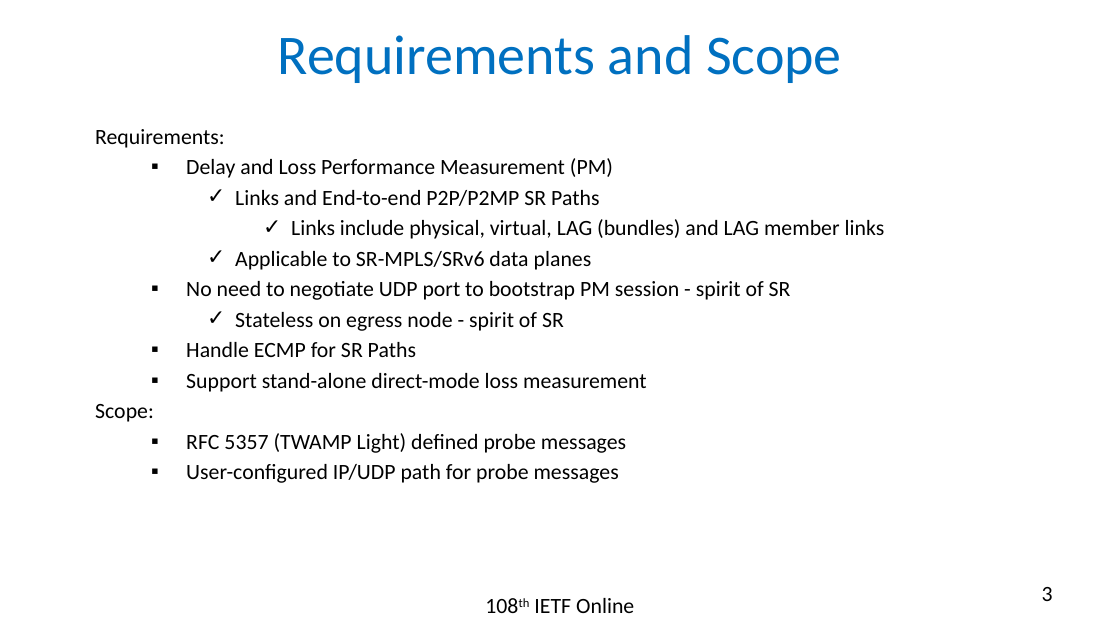
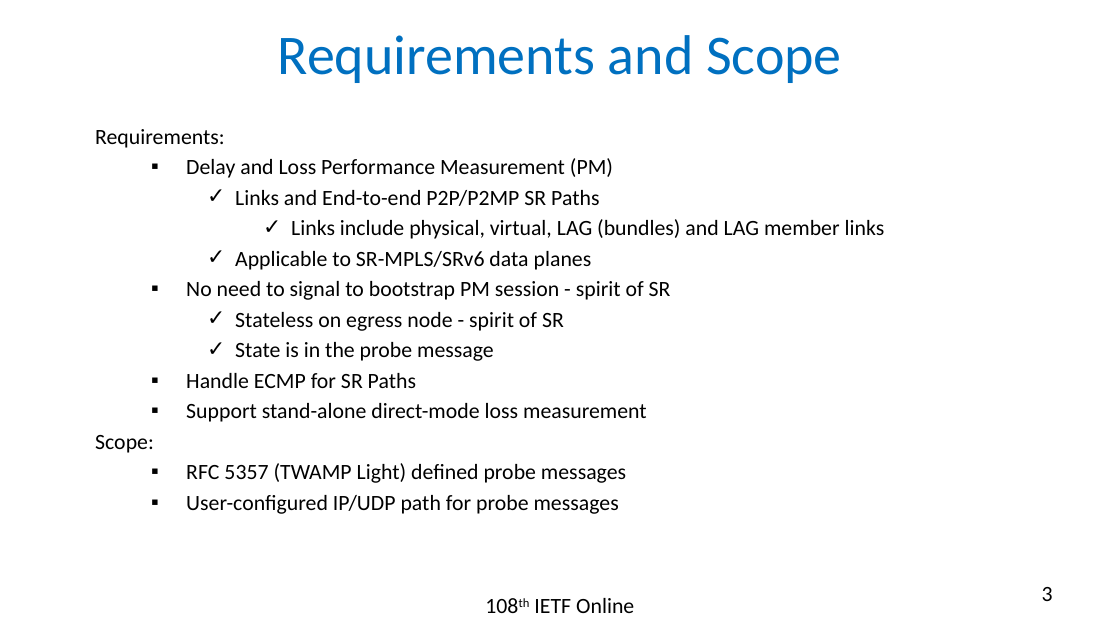
Before and after one commit to rakgandhi/ietf-slides, a slide deck: slide 3 of draft-gandhi-spring-twamp-srpm-09.pptx. Drawn at 1120x630 pixels with LibreOffice and Linux fonts; fonts in the diff are those of the drawing. Boxes give left, top, right and bottom in pixels: in the first picture for what was removed or moved away, otherwise in the second. Text is boxed around its words. In the diff, an @@ line names an element or a change of style, - is before the commit and + after.

```diff
--- a/draft-gandhi-spring-twamp-srpm-09.pptx
+++ b/draft-gandhi-spring-twamp-srpm-09.pptx
@@ text at <box>186,281,671,300</box>: text changed @@
-  ▪ No need to negotiate UDP port to bootstrap PM session - spirit of SR
+  ▪ No need to signal to bootstrap PM session - spirit of SR
@@ text at <box>235,342,494,361</box>: paragraph added @@
+    ✓ State is in the probe message
```
Also in this commit, not shown: 3 other slides changed, 2 other files.
